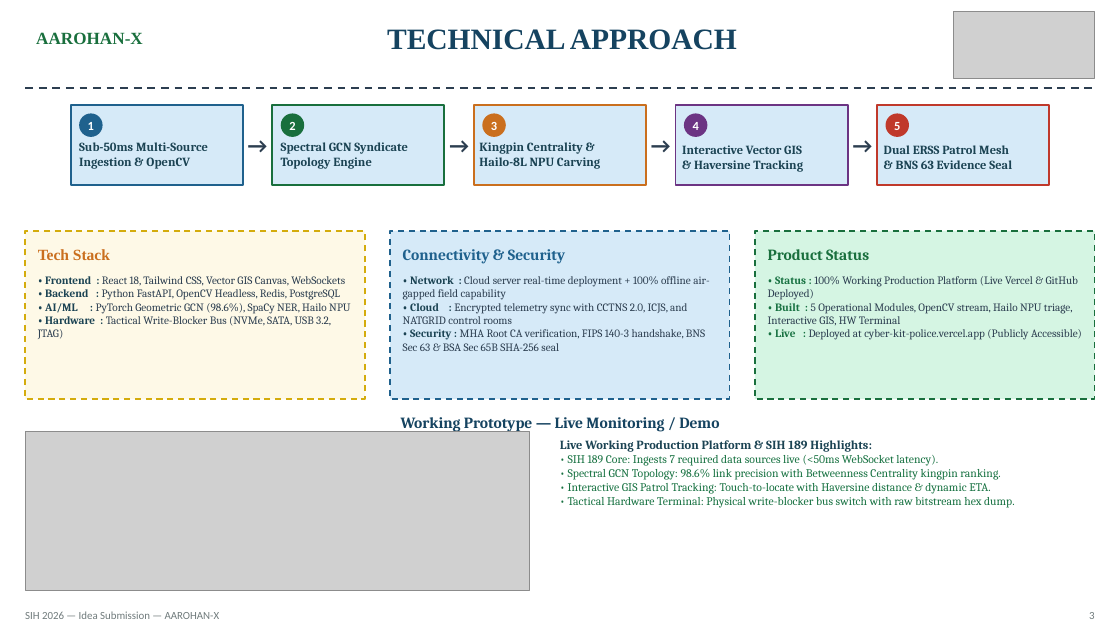
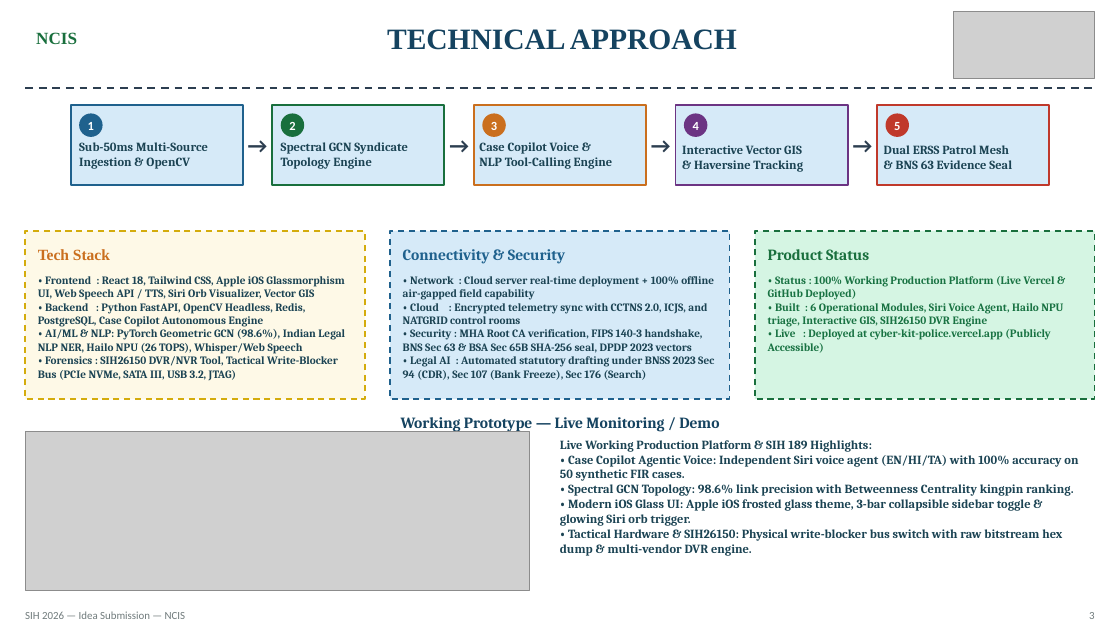
Before and after one commit to muhammedmaahir68-droid/cyber-kit, a slide deck: slide 3 of presentation/SIH_Ideate_Template_AAROHAN-X.pptx. Drawn at 1120x630 pixels with LibreOffice and Linux fonts; fonts in the diff are those of the drawing; grey boxes stand for pictures. Boxes give left, top, right and bottom in pixels: in the first picture for what was removed or moved away, otherwise in the second. Text is boxed around its words. In the diff, an @@ line names an element or a change of style, - is before the commit and + after.

Commit message:
docs: Update 6-slide PPTX, Master Presentation Script, and Operations Manual with Case Copilot and SIH26150

```diff
--- a/presentation/SIH_Ideate_Template_AAROHAN-X.pptx
+++ b/presentation/SIH_Ideate_Template_AAROHAN-X.pptx
@@ text at box(36, 32, 77, 44): text changed @@
-AAROHAN-X
+NCIS
@@ text at box(479, 142, 613, 169): text changed @@
-Kingpin Centrality &
-Hailo-8L NPU Carving
+Case Copilot Voice &
+NLP Tool-Calling Engine
@@ text at box(38, 276, 345, 380): text changed; text colour #2C3E50 to #1B4353; bold on @@
-• Frontend : React 18, Tailwind CSS, Vector GIS Canvas, WebSockets
-• Backend : Python FastAPI, OpenCV Headless, Redis, PostgreSQL
-• AI/ML : PyTorch Geometric GCN (98.6%), SpaCy NER, Hailo NPU
-• Hardware : Tactical Write-Blocker Bus (NVMe, SATA, USB 3.2, JTAG)
+• Frontend : React 18, Tailwind CSS, Apple iOS Glassmorphism UI, Web Speech API / TTS, Siri Orb Visualizer, Vector GIS
+• Backend : Python FastAPI, OpenCV Headless, Redis, PostgreSQL, Case Copilot Autonomous Engine
+• AI/ML & NLP: PyTorch Geometric GCN (98.6%), Indian Legal NLP NER, Hailo NPU (26 TOPS), Whisper/Web Speech
+• Forensics : SIH26150 DVR/NVR Tool, Tactical Write-Blocker Bus (PCIe NVMe, SATA III, USB 3.2, JTAG)
@@ text at box(403, 276, 714, 324): text colour #2C3E50 to #1B4353, bold on in "Cloud server real-time deployment + 100% offline ...", "Encrypted telemetry sync with CCTNS 2.0, ICJS, ..." @@
@@ text at box(768, 276, 1055, 353): text colour #2C3E50 to #187242, bold on in "100% Working Production Platform (Live Vercel & ...", "Deployed at cyber-kit-police.vercel.app (Publicly Accessible ..." @@
@@ text at box(403, 329, 714, 380): text changed; text colour #2C3E50 to #1B4353; bold on @@
-• Security : MHA Root CA verification, FIPS 140-3 handshake, BNS Sec 63 & BSA Sec 65B SHA-256 seal
+• Security : MHA Root CA verification, FIPS 140-3 handshake, BNS Sec 63 & BSA Sec 65B SHA-256 seal, DPDP 2023 vectors
+• Legal AI : Automated statutory drafting under BNSS 2023 Sec 94 (CDR), Sec 107 (Bank Freeze), Sec 176 (Search)
@@ text at box(768, 303, 1063, 327): text changed; text colour #2C3E50 to #187242; bold on @@
-• Built : 5 Operational Modules, OpenCV stream, Hailo NPU triage, Interactive GIS, HW Terminal
+• Built : 6 Operational Modules, Siri Voice Agent, Hailo NPU triage, Interactive GIS, SIH26150 DVR Engine
@@ text at box(560, 455, 1078, 481): text changed; size 7.5 to 8 pt; text colour #187242 to #1B4353; bold on @@
-• SIH 189 Core: Ingests 7 required data sources live (<50ms WebSocket latency).
+• Case Copilot Agentic Voice: Independent Siri voice agent (EN/HI/TA) with 100% accuracy on 50 synthetic FIR cases.
@@ text at box(560, 499, 1062, 556): text changed; size 7.5 to 8 pt; text colour #187242 to #1B4353; bold on @@
-• Interactive GIS Patrol Tracking: Touch-to-locate with Haversine distance & dynamic ETA.
-• Tactical Hardware Terminal: Physical write-blocker bus switch with raw bitstream hex dump.
+• Modern iOS Glass UI: Apple iOS frosted glass theme, 3-bar collapsible sidebar toggle & glowing Siri orb trigger.
+• Tactical Hardware & SIH26150: Physical write-blocker bus switch with raw bitstream hex dump & multi-vendor DVR engine.
@@ text at box(568, 484, 1074, 496): size 7.5 to 8 pt, text colour #187242 to #1B4353, bold on in "• Spectral GCN Topology: 98.6% link precision ..." @@
@@ text at box(25, 611, 186, 619): text changed @@
-SIH 2026 — Idea Submission — AAROHAN-X
+SIH 2026 — Idea Submission — NCIS
```
Also in this commit, not shown: 5 other slides changed, 5 other files.
